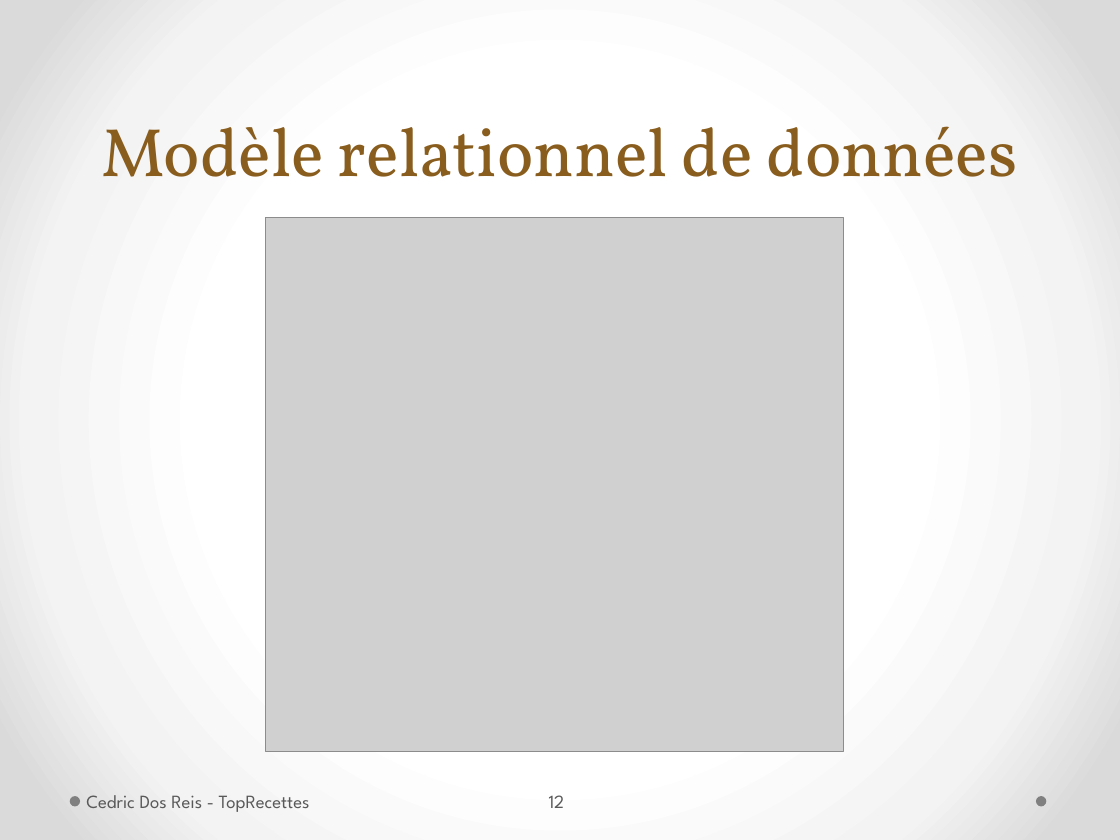
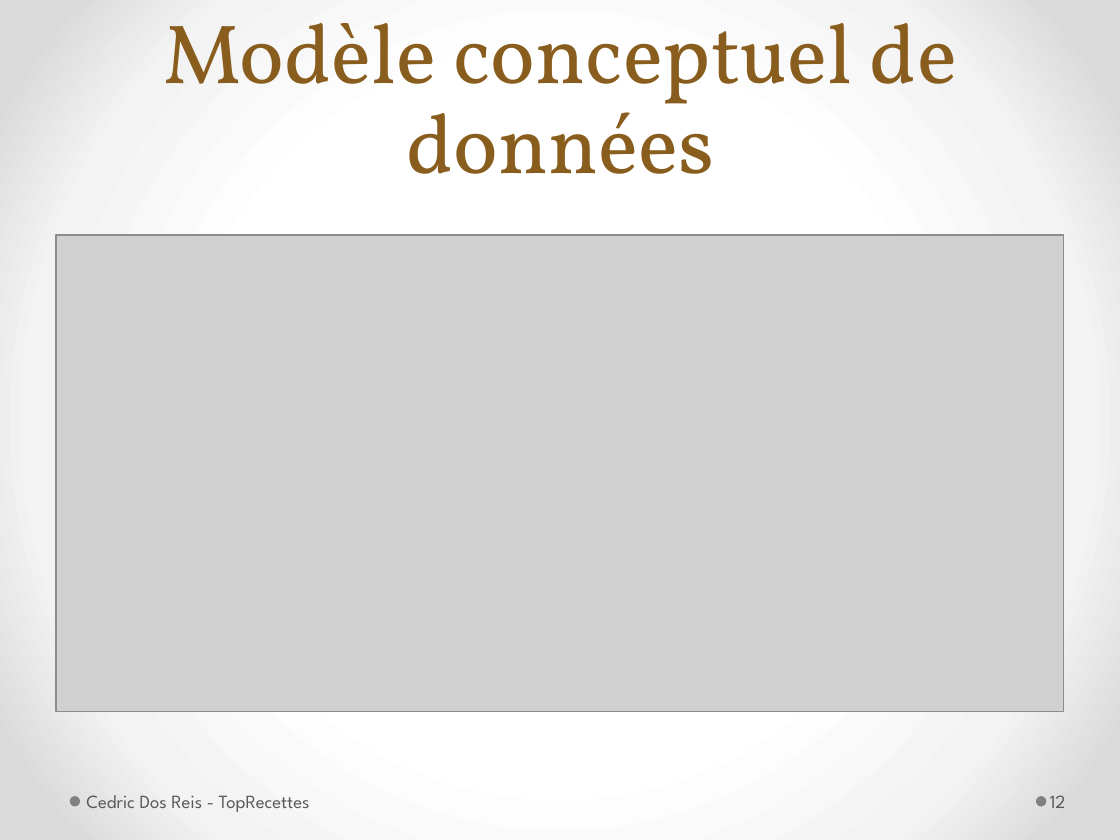
Before and after one commit to MrBeelzeBob/TopRecettes, a slide deck: slide 12 of Rendu final/PrésentationTPI2015_TopRecette.pptx. Drawn at 1120x840 pixels with LibreOffice and Linux fonts; fonts in the diff are those of the drawing; grey boxes stand for pictures. Boxes give left, top, right and bottom in pixels: in the first picture for what was removed or moved away, otherwise in the second. Text is boxed around its words. In the diff, an @@ line names an element or a change of style, - is before the commit and + after.

```diff
--- a/Rendu final/PrésentationTPI2015_TopRecette.pptx
+++ b/Rendu final/PrésentationTPI2015_TopRecette.pptx
@@ title at box(163, 23, 957, 174): text changed; size 44 to 54 pt @@
-Modèle relationnel de données
+Modèle conceptuel de données
@@ picture: place and size @@
-picture at box(265, 217, 843, 752)
+picture at box(56, 235, 1064, 711)
@@ page number: place and size @@
-page number at box(549, 795, 565, 808)
+page number at box(1050, 795, 1066, 808)
@@ page number at box(1050, 795, 1066, 808): alignment centre to left @@
```
Also in this commit, not shown: 7 other slides changed, 1 other file.
